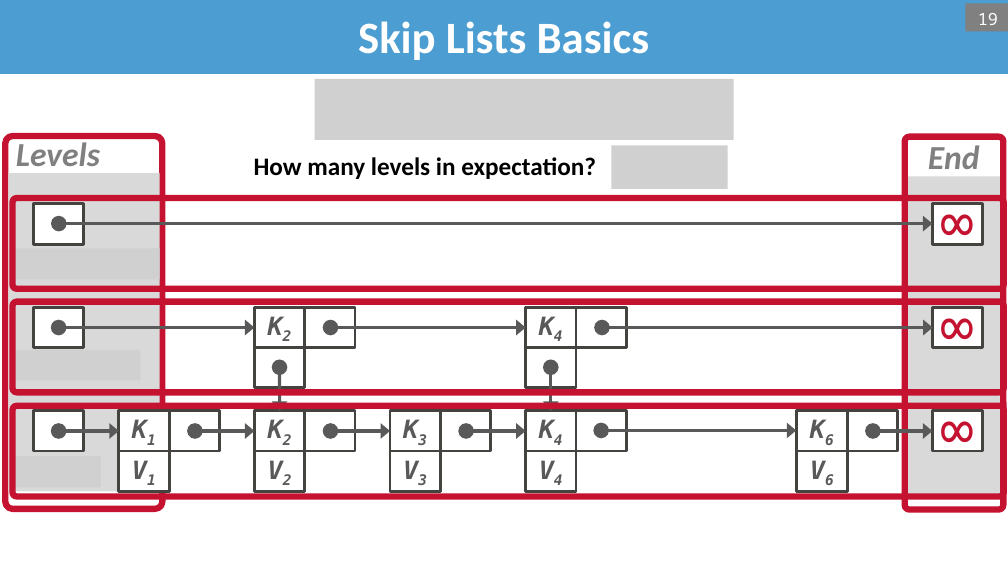
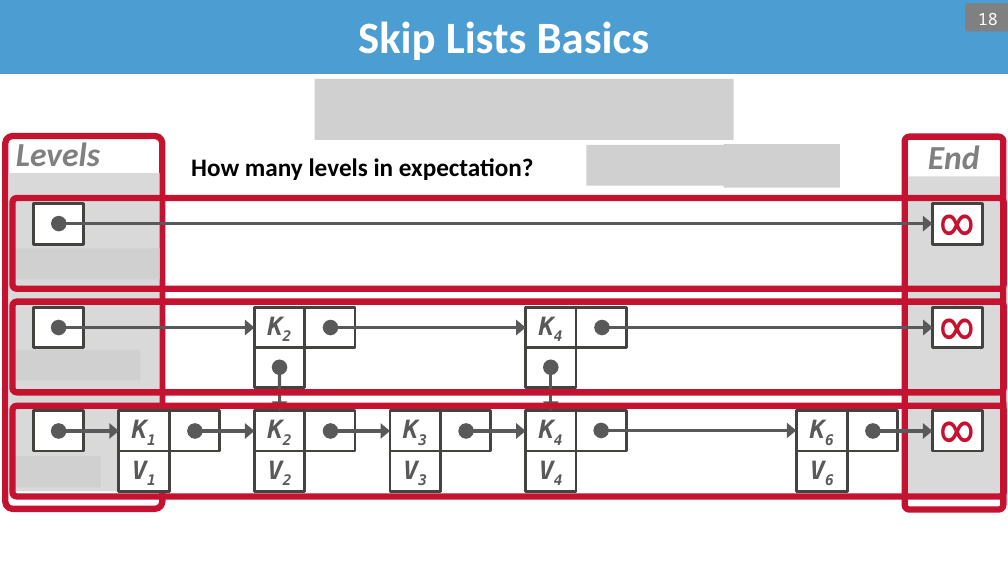
Before and after one commit to bsb20/bsb20.github.io, a slide deck: slide 18 of docs/421_f26/lectures/L11_filters_skip_list.pptx (slide 19 before the commit). Drawn at 1008x567 pixels with LibreOffice and Linux fonts; fonts in the diff are those of the drawing; grey boxes stand for pictures; background and template pictures are left out. Boxes give left, top, right and bottom in pixels: in the first picture for what was removed or moved away, otherwise in the second. Text is boxed around its words. In the diff, an @@ line names an element or a change of style, - is before the commit and + after.

```diff
--- a/docs/421_f26/lectures/L11_filters_skip_list.pptx
+++ b/docs/421_f26/lectures/L11_filters_skip_list.pptx
@@ page number at bbox=[978, 13, 998, 25]: text changed @@
-19
+18
@@ picture: place and size @@
-picture at bbox=[612, 145, 728, 188]
+picture at bbox=[587, 145, 734, 185]
@@ picture added at bbox=[724, 144, 840, 187] @@
@@ text "How many levels in expectation?": place and size @@
-text "How many levels in expectation?" at bbox=[254, 157, 596, 179]
+text "How many levels in expectation?" at bbox=[191, 158, 534, 180]
```
Also in this commit, not shown: 14 other slides changed, 4 slides added, 4 slides removed, 1 other file.
